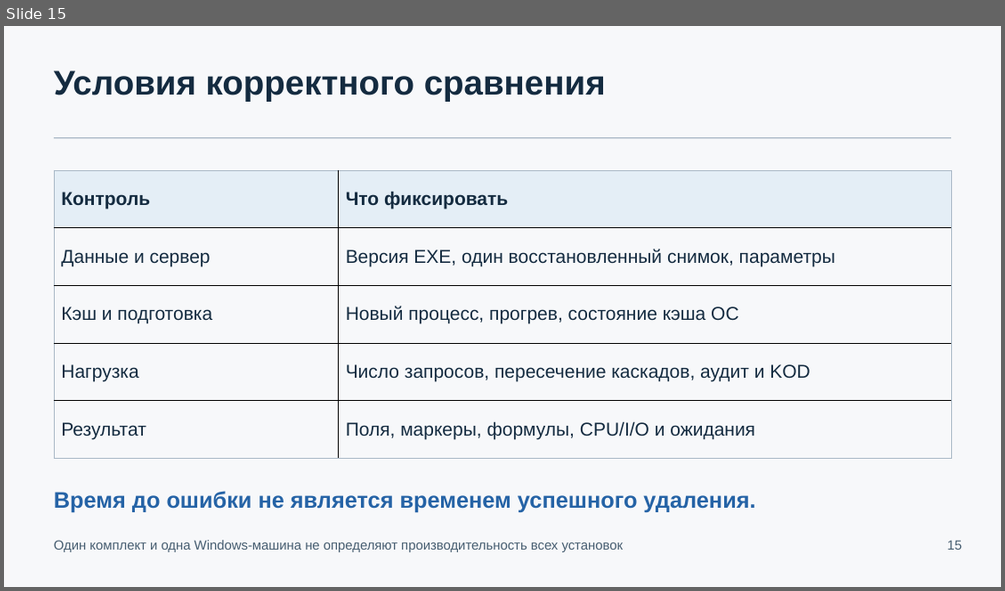
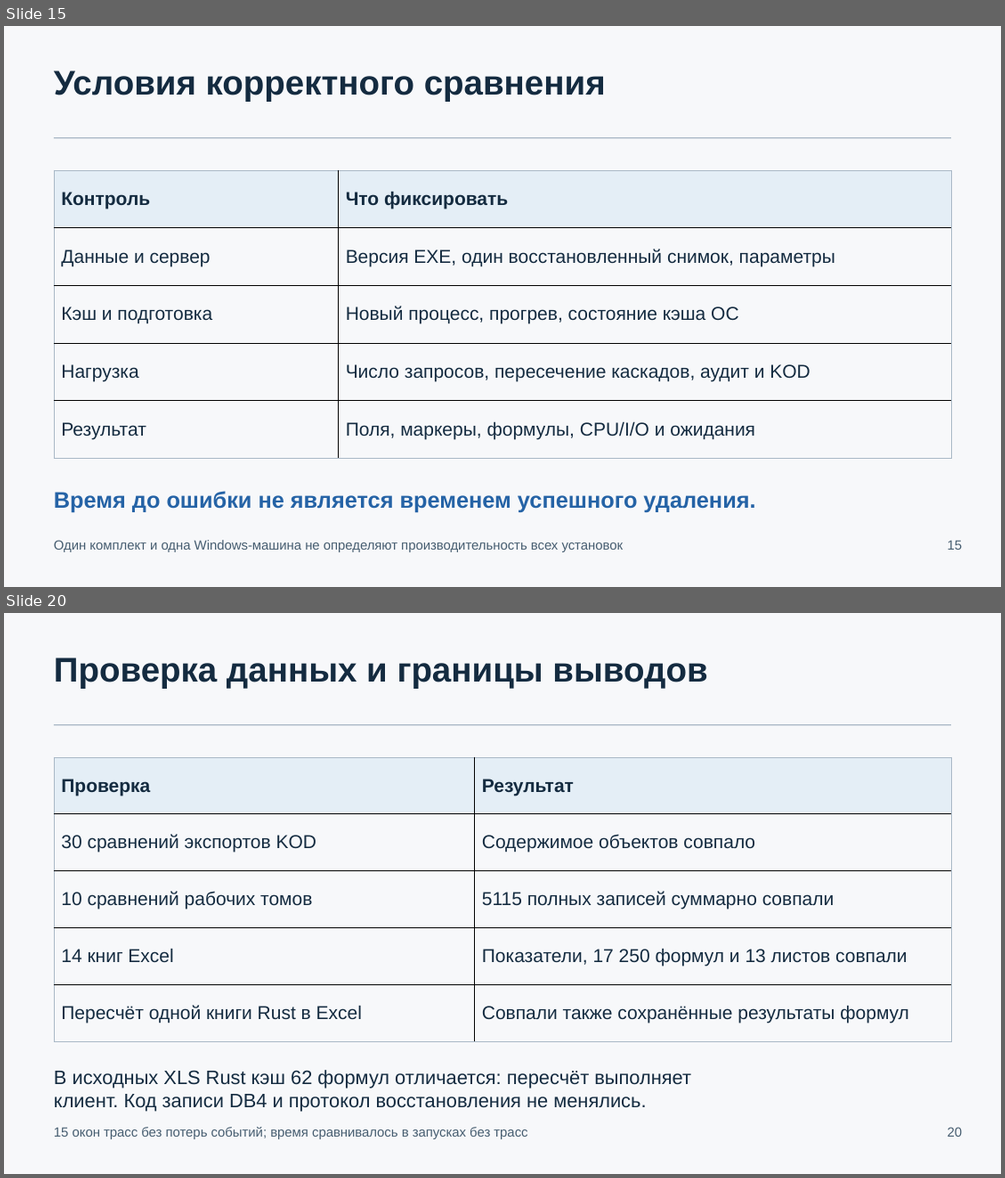
Before and after one commit to Hannabiann/codex-AIs, a slide deck: docs/presentations/codex-AIs-architecture-0.18.pptx. Shown one above the other, each under a label of ours: slide 15 before the commit, slides 15 and 20 after it; the slides between them are not shown. The pictures are 1005x591 and 1005x1178 pixels, drawn with LibreOffice and Linux fonts; fonts in the diff are those of the drawing. Boxes give left, top, right and bottom in pixels: in the first picture for what was removed or moved away, otherwise in the second. Text is boxed around its words. In the diff, an @@ line names an element or a change of style, - is before the commit and + after.

```diff
--- a/docs/presentations/codex-AIs-architecture-0.18.pptx
+++ b/docs/presentations/codex-AIs-architecture-0.18.pptx
@@ slide 20 added at <box>4,613,1001,1174</box>, background #F7F8FA @@
@@ text added at <box>54,657,707,689</box>, 33 pt, text #142B40, bold @@
+Проверка данных и границы выводов
@@ rectangle added at <box>54,724,952,725</box>, fill #A9B8C6 @@
@@ table added at <box>54,757,952,1041</box>, 5 rows, 2 columns @@
+Проверка | Результат
+30 сравнений экспортов KOD | Содержимое объектов совпало
+10 сравнений рабочих томов | 5115 полных записей суммарно совпали
+14 книг Excel | Показатели, 17 250 формул и 13 листов совпали
+Пересчёт одной книги Rust в Excel | Совпали также сохранённые результаты формул
@@ text added at <box>54,1070,691,1111</box>, 18.8 pt, text #142B40 @@
+В исходных XLS Rust кэш 62 формул отличается: пересчёт выполняет
+клиент. Код записи DB4 и протокол восстановления не менялись.
@@ text added at <box>54,1127,527,1139</box>, 12.8 pt, text #465D70 @@
+15 окон трасс без потерь событий; время сравнивалось в запусках без трасс
@@ text added at <box>947,1127,963,1136</box>, 12.8 pt, text #465D70 @@
+20
```
Also in this commit, not shown: 3 slides changed, 8 other slides added, 3 slides removed, 4 other files.
